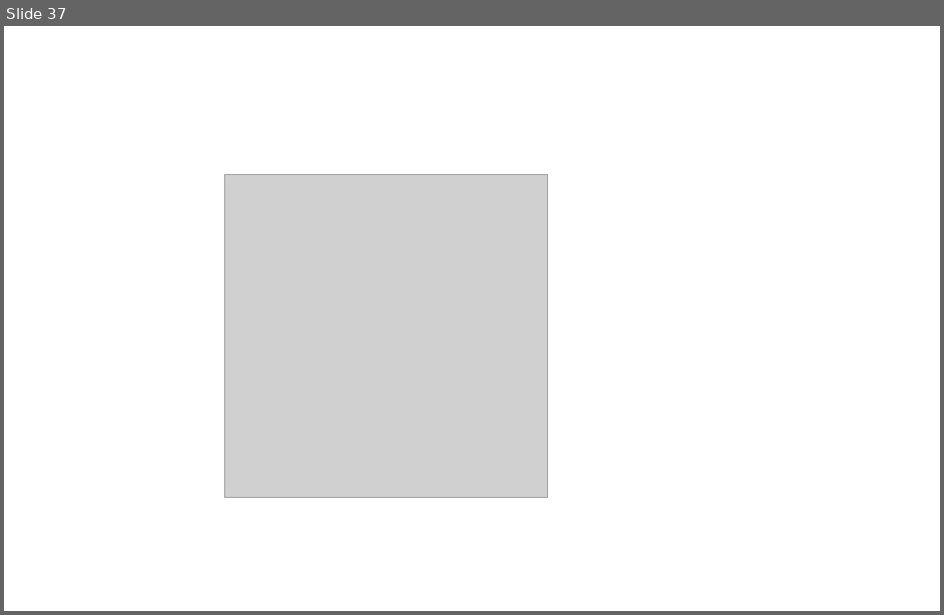
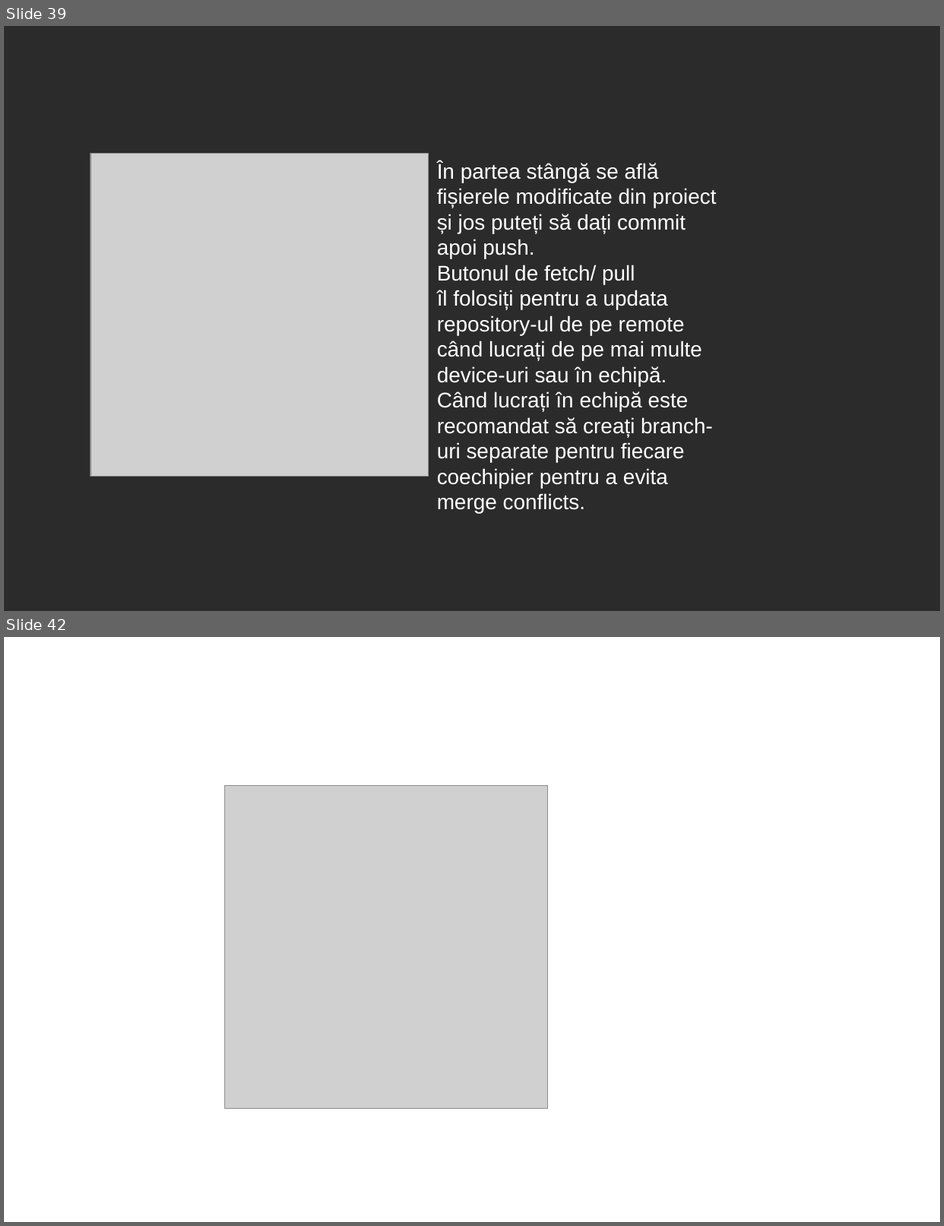
Before and after one commit to 0xspiderr/gdc-upt-presentations, a slide deck: presentation_1/1_introducere_in_godot.odp. Shown one above the other, each under a label of ours: slide 37 before the commit, slides 39 and 42 after it; the slides between them are not shown. The pictures are 944x615 and 944x1226 pixels, drawn with LibreOffice and Linux fonts; fonts in the diff are those of the drawing; grey boxes stand for pictures; background and template pictures are left out; a plain dark background stands for a picture behind light text. Boxes give left, top, right and bottom in pixels: in the first picture for what was removed or moved away, otherwise in the second. Text is boxed around its words. In the diff, an @@ line names an element or a change of style, - is before the commit and + after.

```diff
--- a/presentation_1/1_introducere_in_godot.odp
+++ b/presentation_1/1_introducere_in_godot.odp
@@ slide 39 added at (4, 26, 940, 611), background picture (left out) @@
@@ picture added at (91, 154, 429, 477) @@
@@ text added at (437, 162, 717, 514), 18 pt, text #FFFFFF @@
+În partea stângă se află
+fișierele modificate din proiect
+și jos puteți să dați commit
+apoi push.
+Butonul de fetch/ pull
+îl folosiți pentru a updata
+repository-ul de pe remote
+când lucrați de pe mai multe
+device-uri sau în echipă.
+Când lucrați în echipă este
+recomandat să creați branch-
+uri separate pentru fiecare
+coechipier pentru a evita
+merge conflicts.
@@ what was slide 37 is now slide 42 @@
```
Also in this commit, not shown: 10 slides changed, 27 other slides added, 1 slide removed, 19 other files.
